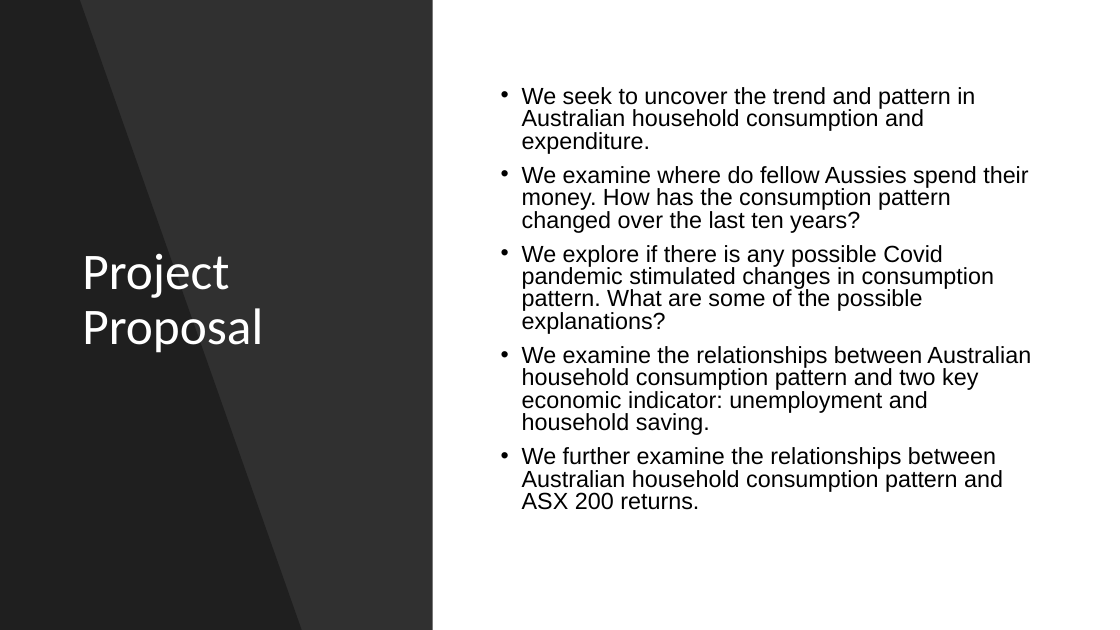
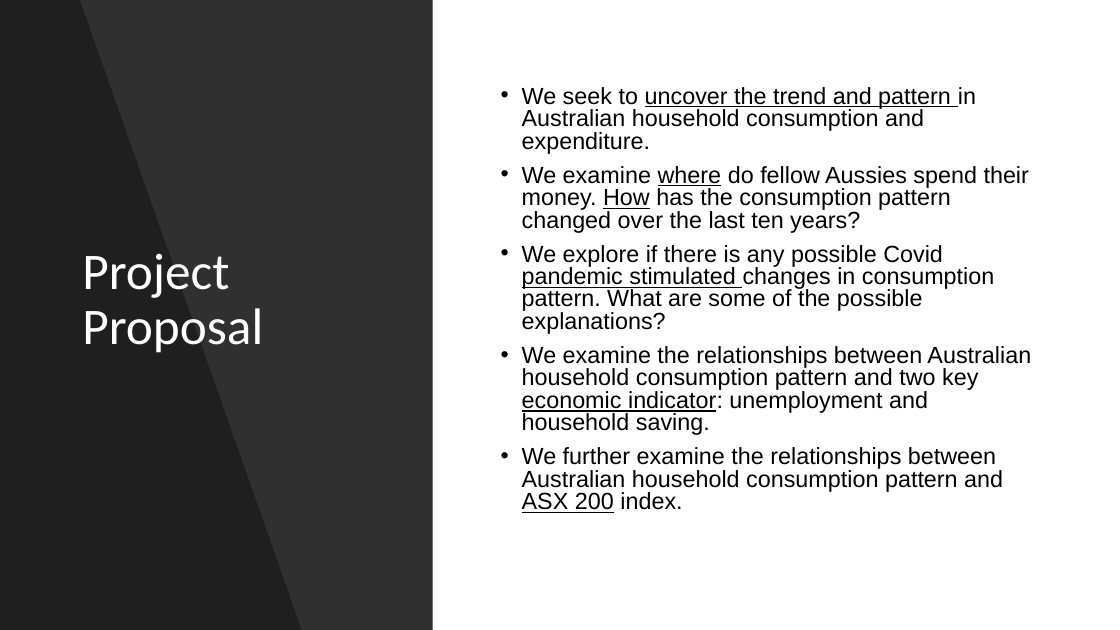
Before and after one commit to twigikit/FTBC_project_1, a slide deck: slide 2 of Aus Household Consumption and Expenditure Pattern.pptx. Drawn at 1120x630 pixels with LibreOffice and Linux fonts; fonts in the diff are those of the drawing. Boxes give left, top, right and bottom in pixels: in the first picture for what was removed or moved away, otherwise in the second. Text is boxed around its words. In the diff, an @@ line names an element or a change of style, - is before the commit and + after.

Commit message:
group project

```diff
--- a/Aus Household Consumption and Expenditure Pattern.pptx
+++ b/Aus Household Consumption and Expenditure Pattern.pptx
@@ text at (522, 87, 1031, 435): underline on in "uncover the trend and pattern", "where How", "pandemic stimulated", "economic indicator:" @@
@@ text at (522, 447, 1003, 513): text changed @@
-• We further examine the relationships between Australian household consumption pattern and ASX 200 returns.
+• We further examine the relationships between Australian household consumption pattern and ASX 200 index.
```
Also in this commit, not shown: 2 other files.
